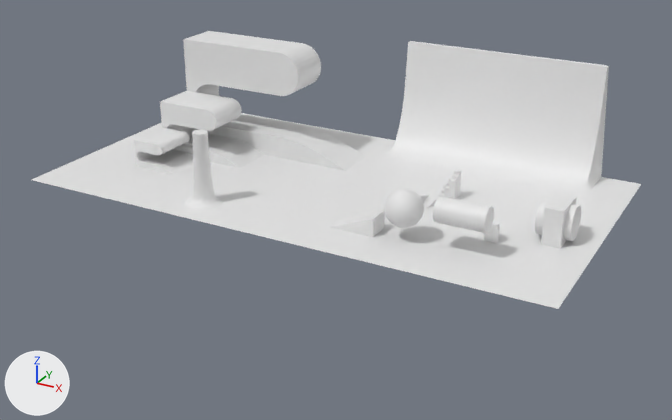
Renders of the glTF model maps/MovementTesting/MovementTesting.glb from each side of a commit.
Before and after are seen from a camera (50 mm lens) standing at (112.0, -268.0, 123.0) and looking at (-23.0, -23.0, 0.0). Arrows for +X, +Y and +Z are at lower left; the lights stay in place. Where no turn or scale is listed for an object, it has been applied to the vertices. Vertices at the same position are counted once.
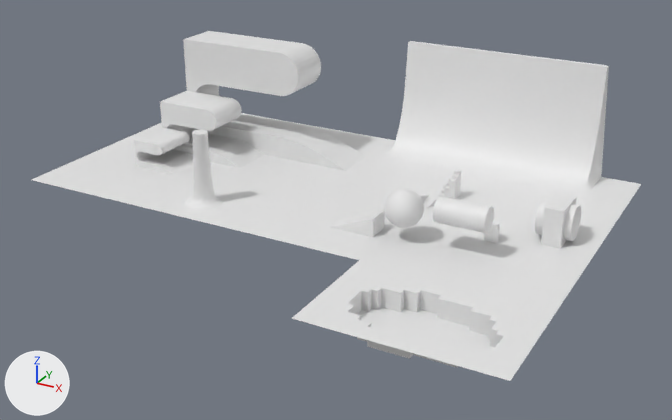
Pixel boxes [x1, y1, x2, y2] of what changed, in the pictures (672 x 420 px):
'Plane', reshaped (26% taller)
    before: [31, 31, 641, 309]
    after: [31, 31, 641, 381]
part 1 of me_plane, added
    after: [292, 260, 558, 381]

The change, as a list of edits to the scene's bpy script:
```text
Change me_plane:
    used by ob_plane; location = (0.0, 0.0, 0.0)
    remove me_plane.from_pydata(...)  # 6869 vertices, 13428 faces; spans x -130.0..60.0, y -52.0..48.0, z -2.0..40.0
    add me_plane.from_pydata(...)  # 7656 vertices, 14964 faces; spans x -130.0..60.0, y -90.0..48.0, z -6.0..40.0
    me_plane part 1: 787 vertices added at x 1.0..60.0, y -90.0..-54.0, z -6.0..0.0
```
